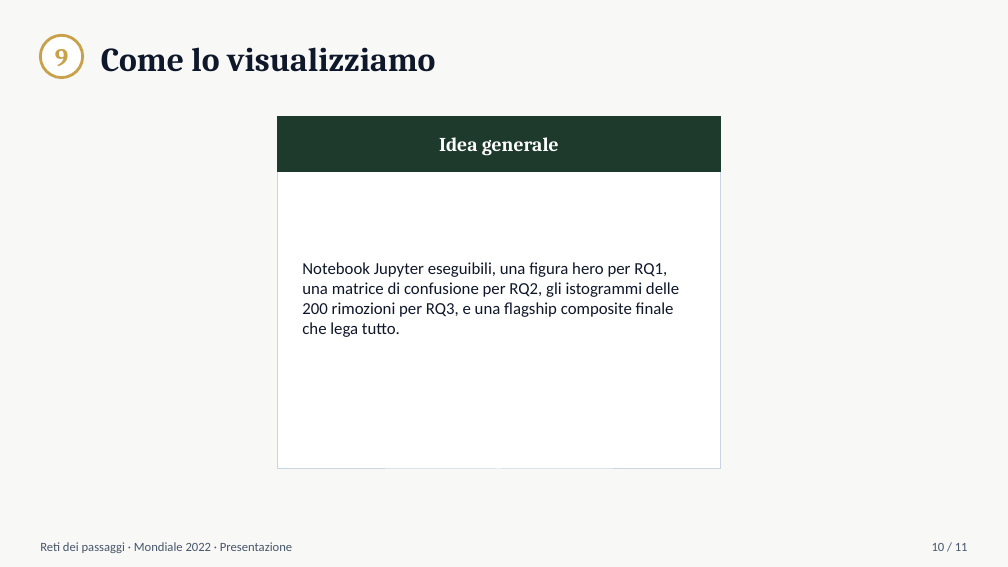
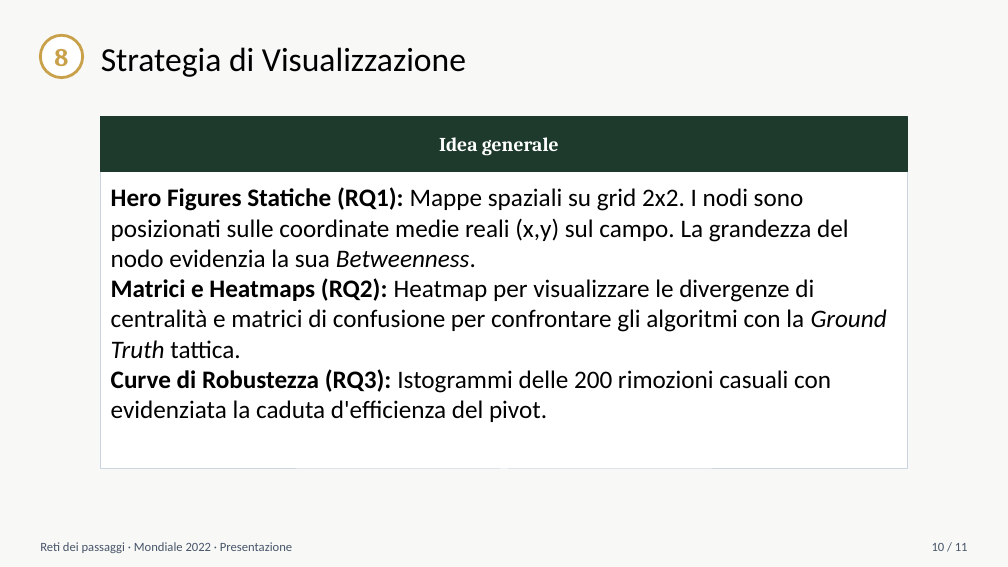
Before and after one commit to Francesco-Bongio/ProgettoAVRC, a slide deck: slide 9 of presentazioneAVRC.pptx. Drawn at 1008x567 pixels with LibreOffice and Linux fonts; fonts in the diff are those of the drawing. Boxes give left, top, right and bottom in pixels: in the first picture for what was removed or moved away, otherwise in the second. Text is boxed around its words. In the diff, an @@ line names an element or a change of style, - is before the commit and + after.

Commit message:
Aggiunta visualizzazione dinamica per quanto riguarda la finale argentina francia

```diff
--- a/presentazioneAVRC.pptx
+++ b/presentazioneAVRC.pptx
@@ text at <box>54,49,68,66</box>: text changed @@
-9
+8
@@ text at <box>101,47,466,77</box>: text changed; font Cambria to Calibri; text colour #0F172A to #000000; bold off @@
-Come lo visualizziamo
+Strategia di Visualizzazione
@@ rectangle: place and size @@
-rectangle at <box>277,116,721,171</box>
+rectangle at <box>101,116,907,171</box>
@@ rectangle "Hero Figures Statiche (RQ1): Mappe ...": place and size @@
-rectangle "Hero Figures Statiche (RQ1): Mappe ..." at <box>277,116,721,469</box>
+rectangle "Hero Figures Statiche (RQ1): Mappe ..." at <box>101,116,907,469</box>
@@ text in rectangle at <box>111,187,887,422</box>: text added @@
+Hero Figures Statiche (RQ1): Mappe spaziali su grid 2x2. I nodi sono posizionati sulle coordinate medie reali (x,y) sul campo. La grandezza del nodo evidenzia la sua Betweenness.
+Matrici e Heatmaps (RQ2): Heatmap per visualizzare le divergenze di centralità e matrici di confusione per confrontare gli algoritmi con la Ground Truth tattica.
+Curve di Robustezza (RQ3): Istogrammi delle 200 rimozioni casuali con evidenziata la caduta d'efficienza del pivot.
@@ text removed at <box>302,262,679,337</box> @@
-Notebook Jupyter eseguibili, una figura hero per RQ1, una matrice di confusione per RQ2, gli istogrammi delle 200 rimozioni per RQ3, e una flagship composite finale che lega tutto.
```
Also in this commit, not shown: 2 other slides changed, 1 slide added, 1 slide removed, 3 other files.
